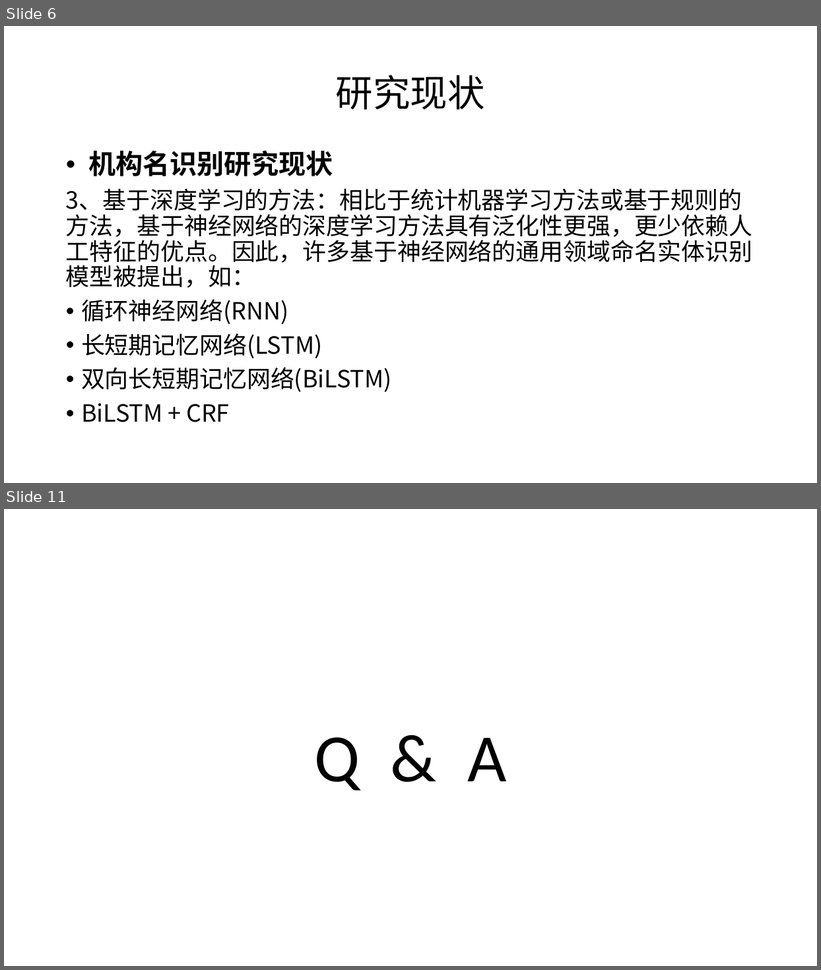
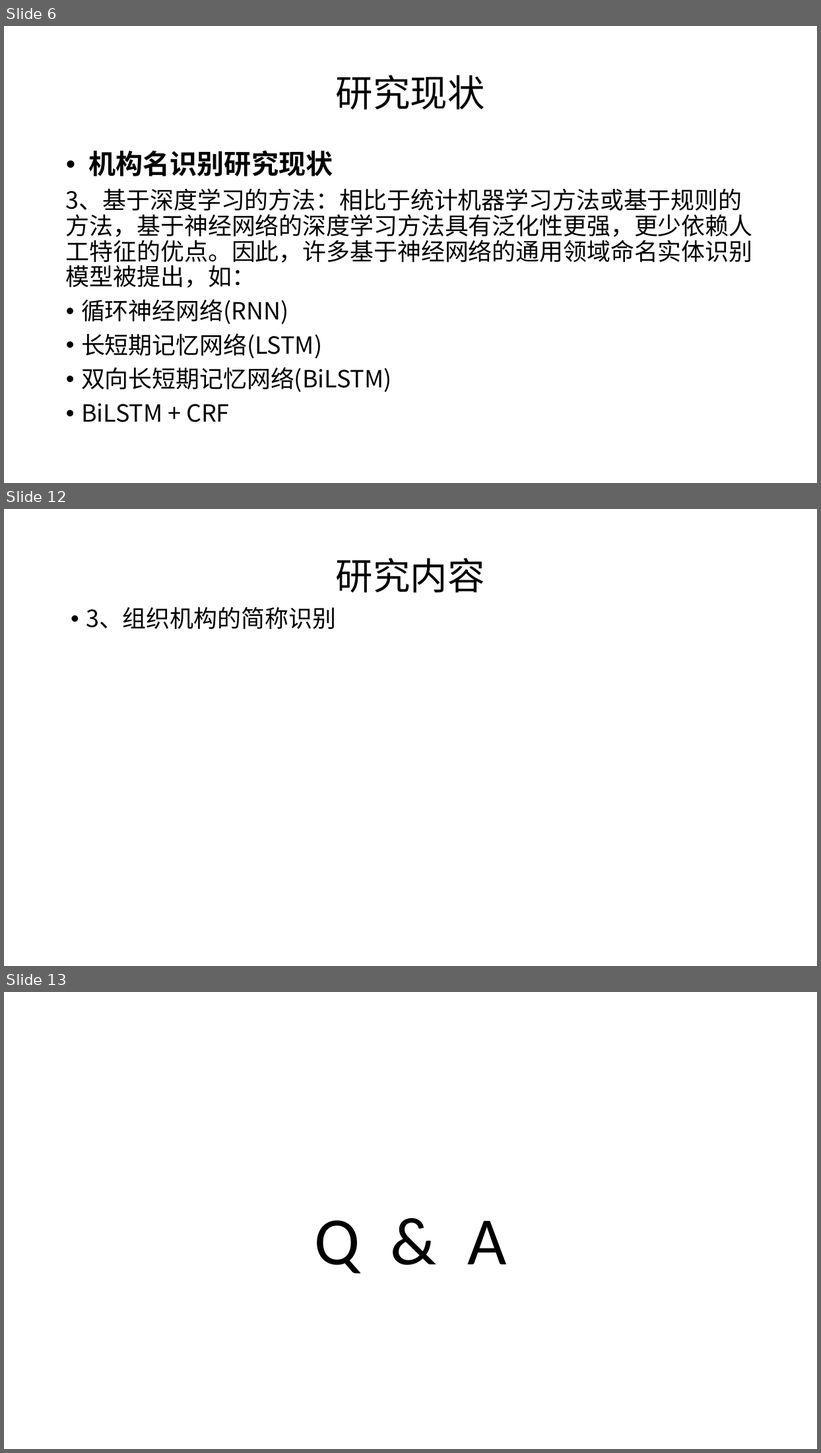
Before and after one commit to SupNewBeen/untitled, a slide deck: 基于语义的模糊同名判定方法.pptx. Shown one above the other, each under a label of ours: slides 6 and 11 before the commit, slides 6, 12 and 13 after it; the slides between them are not shown. The pictures are 821x970 and 821x1453 pixels, drawn with LibreOffice and Linux fonts; fonts in the diff are those of the drawing. Boxes give left, top, right and bottom in pixels: in the first picture for what was removed or moved away, otherwise in the second. Text is boxed around its words. In the diff, an @@ line names an element or a change of style, - is before the commit and + after.

```diff
--- a/基于语义的模糊同名判定方法.pptx
+++ b/基于语义的模糊同名判定方法.pptx
@@ slide 12 added at (4,509,817,966), background #FFFFFF @@
@@ title added at (336,558,485,593), 44 pt, text #000000 @@
+研究内容
@@ text added at (86,607,336,629), 28 pt, text #000000 @@
+• 3、组织机构的简称识别
@@ what was slide 11 is now slide 13 @@
```
Also in this commit, not shown: 3 slides changed, 3 other slides added, 2 slides removed.
